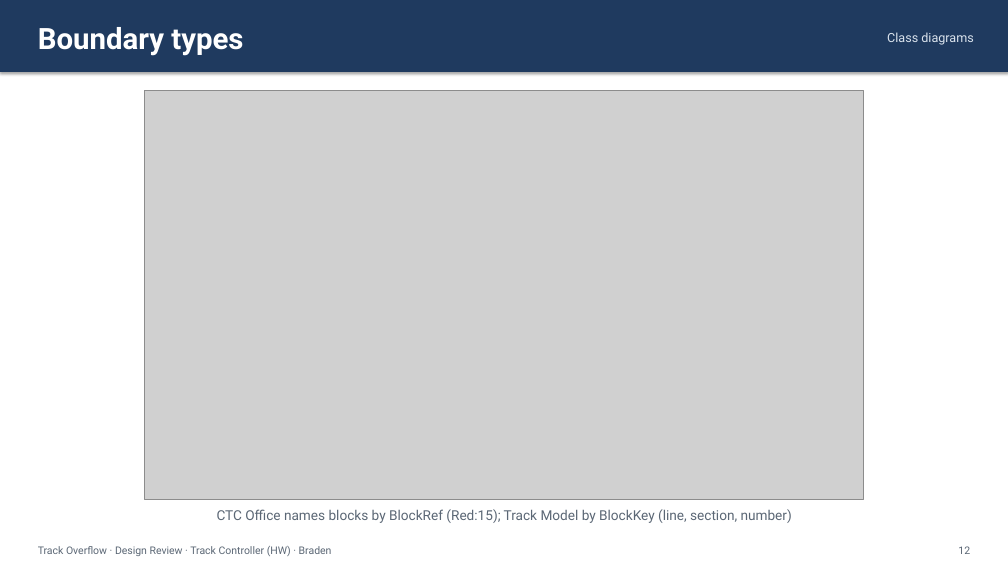
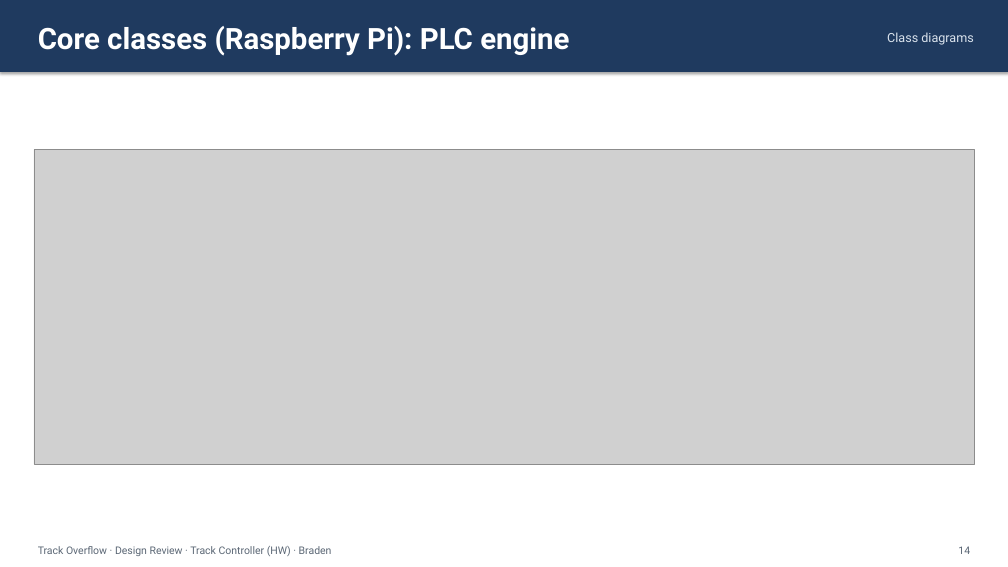
Before and after one commit to Landiss04/Track-Overflow, a slide deck: slide 14 of documents/slides/design_review_track_ctrl_hw.pptx (slide 12 before the commit). Drawn at 1008x567 pixels with LibreOffice and Linux fonts; fonts in the diff are those of the drawing; grey boxes stand for pictures. Boxes give left, top, right and bottom in pixels: in the first picture for what was removed or moved away, otherwise in the second. Text is boxed around its words. In the diff, an @@ line names an element or a change of style, - is before the commit and + after.

Commit message:
Design review deck: larger, split class diagrams; zoomed architecture
- Split the host-side, core and boundary-type class diagrams into
  smaller diagrams, one per slide, so each fills the slide width.
- Added zoomed host PC and Raspberry Pi crops of the architecture
  diagram, following hand edits to the deck.
- Diagram slides start right under the title bar; edge-to-edge slides
  drop the footer.
- Removed in-image titles from every diagram (the slide and SDD
  headings name them).

```diff
--- a/documents/slides/design_review_track_ctrl_hw.pptx
+++ b/documents/slides/design_review_track_ctrl_hw.pptx
@@ text at (38, 26, 569, 56): text changed @@
-Boundary types
+Core classes (Raspberry Pi): PLC engine
@@ picture: place and size @@
-picture at (144, 91, 864, 499)
+picture at (34, 150, 974, 464)
@@ text removed at (217, 509, 792, 523) @@
-CTC Office names blocks by BlockRef (Red:15); Track Model by BlockKey (line, section, number)
@@ text at (958, 546, 970, 554): text changed @@
-12
+14
```
Also in this commit, not shown: 20 other slides changed, 6 slides added, 41 other files.
